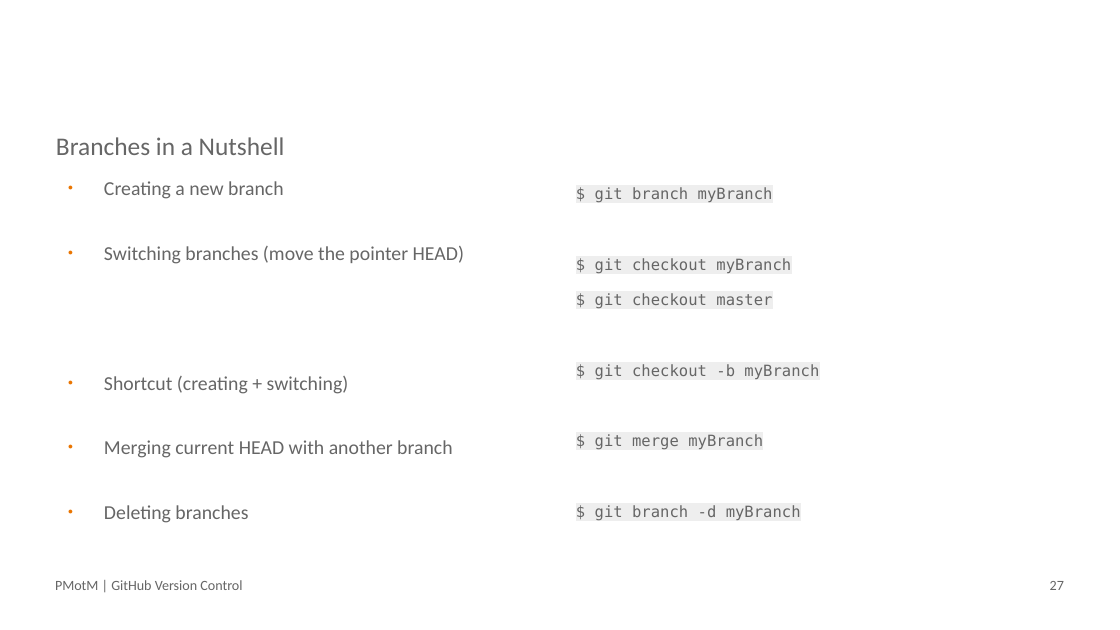
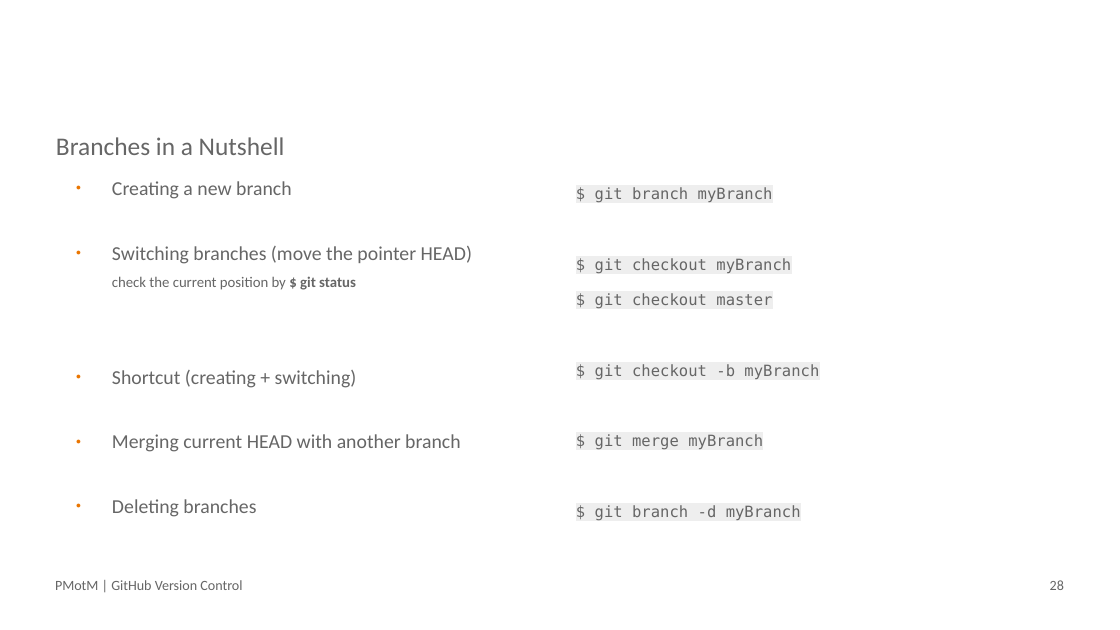
Before and after one commit to NiclasRieger/PythonModuleoftheMonth, a slide deck: slide 28 of 20200724-github/20200724-pmotm-github.odp (slide 27 before the commit). Drawn at 1120x630 pixels with LibreOffice and Linux fonts; fonts in the diff are those of the drawing; background and template pictures are left out. Boxes give left, top, right and bottom in pixels: in the first picture for what was removed or moved away, otherwise in the second. Text is boxed around its words. In the diff, an @@ line names an element or a change of style, - is before the commit and + after.

Commit message:
update presentation

```diff
--- a/20200724-github/20200724-pmotm-github.odp
+++ b/20200724-github/20200724-pmotm-github.odp
@@ text "Creating a new branch": place and size @@
-text "Creating a new branch" at (104,181,464,523)
+text "Creating a new branch" at (112,181,472,517)
@@ text at (112,276,356,290): paragraph added @@
+check the current position by $ git status
@@ page number at (1050,580,1064,590): text changed @@
-27
+28
```
Also in this commit, not shown: 3 other slides changed.
